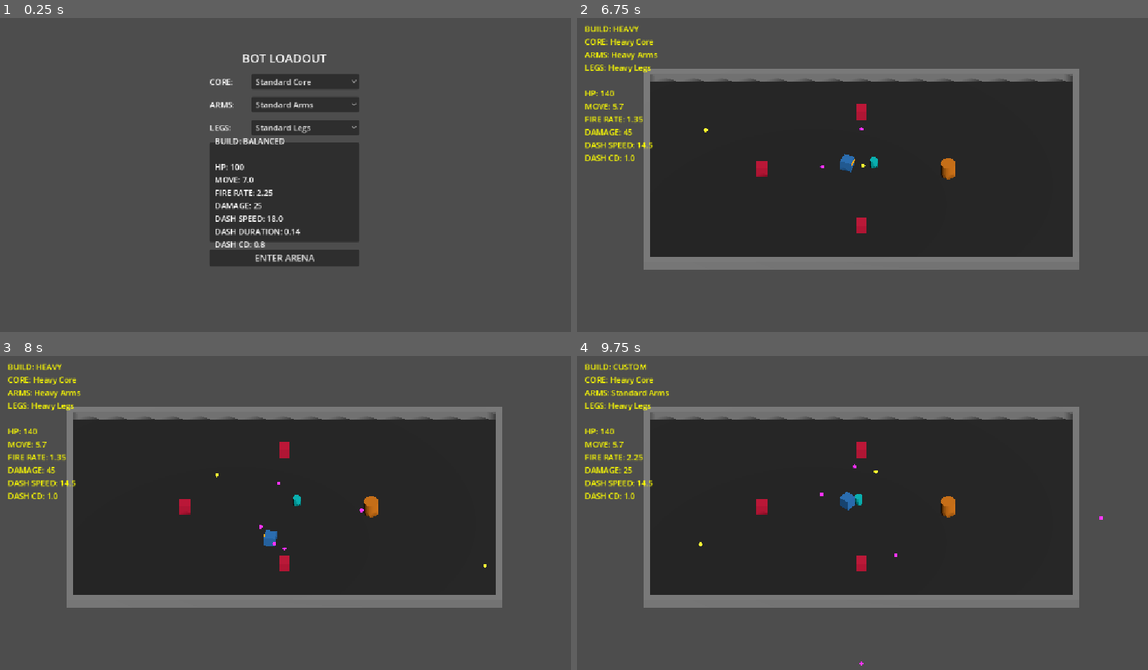
Above: before the commit, frames 1-4 (two rows, left to right).
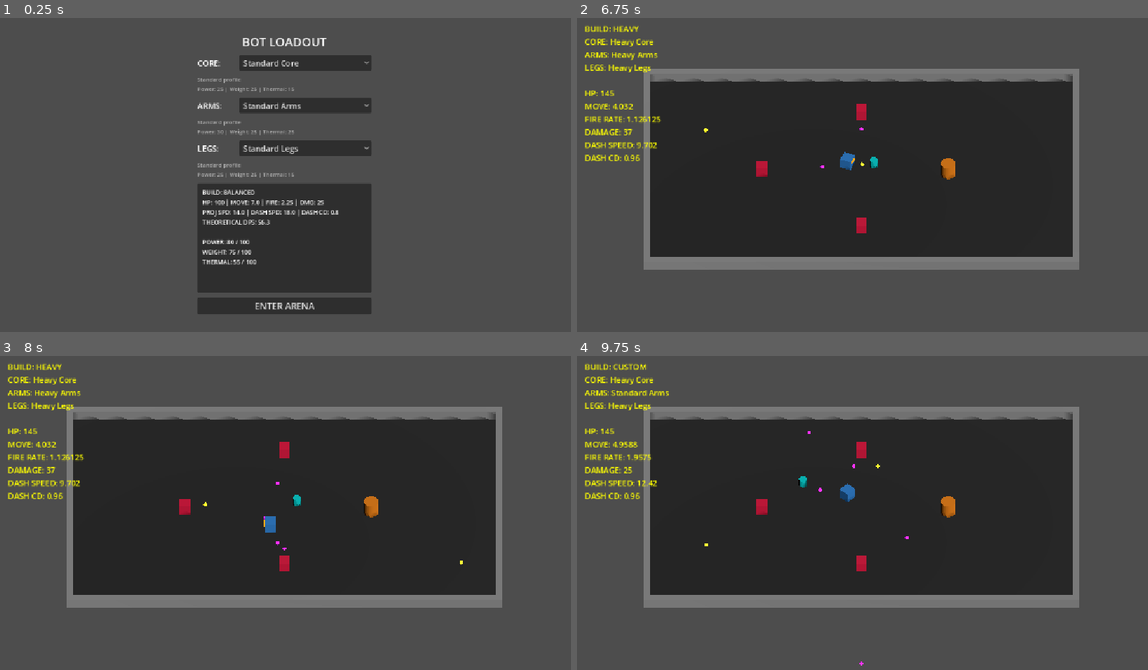
Above: after the commit, the same moments.

Repository: zwordup-sudo/BotArena
Game: Godot game, scene res://scenes/loadout_3d.tscn
Same seed, same stepped clock (60 frames per second), same inputs: the game is played once before the commit and once after it.
Inputs (mouse positions are in pixels of both pictures, inside the frame that each line leads up to):
- Up to frame 1 (0.25 s): no input
- Up to frame 2 (6.75 s): click "ENTER ARENA" at 0.5 s; tap Enter at 1.25, 5.75 s; move the mouse to (988, 159) at 1.27 s; press the mouse at (988, 159) at 1.28 s; hold D (move_right) 1.28-2 s; tap Space (dash) at 1.55, 2.75, 3.05, 4.55, 6.5 s; release the mouse at (988, 159) at 2 s; drag from (748, 190) to (833, 237) at 2.02 s; move the mouse to (919, 102) at 2.77 s; press the mouse at (919, 102) at 2.78 s; hold D (move_right) 2.78-3.5 s; release the mouse at (919, 102) at 3.5 s; drag from (833, 237) to (691, 124) at 3.52 s; move the mouse to (1033, 222) at 4.27 s; hold A (move_left) 4.28-5 s; tap 1 at 4.35 s; tap Escape at 4.9 s; click "ENTER ARENA" at 5 s; drag from (691, 124) to (776, 93) at 5.77 s; move the mouse to (891, 175) at 6.52 s; hold S (move_down) from 6.53 s (still down); tap 3 at 6.6 s; click (891, 175) at 6.67 s
- Up to frame 3 (8 s): tap Space (dash) at 6.8 s; release S (move_down) at 7.25 s; drag from (199, 431) to (171, 528) at 7.27 s
- Up to frame 4 (9.75 s): move the mouse to (988, 497) at 8.02 s; hold W (move_up) 8.03-8.75 s; tap 5 at 8.1 s; tap Space (dash) at 8.3 s; drag from (748, 528) to (833, 575) at 8.77 s; tap Enter at 9.5 s; move the mouse to (919, 440) at 9.52 s; press the mouse at (919, 440) at 9.53 s; hold S (move_down) from 9.53 s (still down)

The runs differ from the first frame. In frame 1, 14% of the frame differs, in the area x 34-65%, y 6-95%; in frame 2, 0.3%; in frame 3, 0.4%; in frame 4, 0.5%.

Commit message:
balance: stabilize modular bot trade-offs

Diff:
--- a/resources/parts/arms/heavy_arms.tres
+++ b/resources/parts/arms/heavy_arms.tres
@@ -8,10 +8,14 @@
 display_name = "Heavy Arms"
 slot = 1
 system = "Standard"
-max_health = 0.0
-fire_rate = 1.35
-projectile_damage = 45.0
-movement_speed = 0.0
-dash_speed = 0.0
-dash_duration = 0.0
-dash_cooldown = 0.0
+max_health_pct = 0.0
+movement_speed_pct = -0.05
+fire_rate_pct = -0.35
+projectile_damage_pct = 0.50
+projectile_speed_pct = -0.10
+dash_speed_pct = -0.05
+dash_cooldown_pct = 0.0
+dash_duration_pct = 0.0
+power_cost = 45.0
+weight_cost = 40.0
+thermal_load = 40.0
--- a/resources/parts/arms/rapid_arms.tres
+++ b/resources/parts/arms/rapid_arms.tres
@@ -8,10 +8,14 @@
 display_name = "Rapid Arms"
 slot = 1
 system = "Standard"
-max_health = 0.0
-fire_rate = 3.25
-projectile_damage = 18.0
-movement_speed = 0.0
-dash_speed = 0.0
-dash_duration = 0.0
-dash_cooldown = 0.0
+max_health_pct = 0.0
+movement_speed_pct = -0.03
+fire_rate_pct = 0.30
+projectile_damage_pct = -0.25
+projectile_speed_pct = 0.10
+dash_speed_pct = 0.0
+dash_cooldown_pct = 0.0
+dash_duration_pct = 0.0
+power_cost = 40.0
+weight_cost = 20.0
+thermal_load = 60.0
--- a/resources/parts/arms/standard_arms.tres
+++ b/resources/parts/arms/standard_arms.tres
@@ -8,10 +8,14 @@
 display_name = "Standard Arms"
 slot = 1
 system = "Standard"
-max_health = 0.0
-fire_rate = 2.25
-projectile_damage = 25.0
-movement_speed = 0.0
-dash_speed = 0.0
-dash_duration = 0.0
-dash_cooldown = 0.0
+max_health_pct = 0.0
+movement_speed_pct = 0.0
+fire_rate_pct = 0.0
+projectile_damage_pct = 0.0
+projectile_speed_pct = 0.0
+dash_speed_pct = 0.0
+dash_cooldown_pct = 0.0
+dash_duration_pct = 0.0
+power_cost = 30.0
+weight_cost = 25.0
+thermal_load = 25.0
--- a/resources/parts/core/heavy_core.tres
+++ b/resources/parts/core/heavy_core.tres
@@ -8,10 +8,14 @@
 display_name = "Heavy Core"
 slot = 0
 system = "Standard"
-max_health = 140.0
-fire_rate = 0.0
-projectile_damage = 0.0
-movement_speed = 0.0
-dash_speed = 0.0
-dash_duration = 0.0
-dash_cooldown = 0.0
+max_health_pct = 0.35
+movement_speed_pct = -0.08
+fire_rate_pct = -0.08
+projectile_damage_pct = 0.0
+projectile_speed_pct = 0.0
+dash_speed_pct = -0.05
+dash_cooldown_pct = 0.0
+dash_duration_pct = 0.0
+power_cost = 35.0
+weight_cost = 40.0
+thermal_load = 25.0
--- a/resources/parts/core/light_core.tres
+++ b/resources/parts/core/light_core.tres
@@ -8,10 +8,14 @@
 display_name = "Light Core"
 slot = 0
 system = "Standard"
-max_health = 80.0
-fire_rate = 0.0
-projectile_damage = 0.0
-movement_speed = 0.0
-dash_speed = 0.0
-dash_duration = 0.0
-dash_cooldown = 0.0
+max_health_pct = -0.20
+movement_speed_pct = 0.05
+fire_rate_pct = 0.05
+projectile_damage_pct = 0.0
+projectile_speed_pct = 0.0
+dash_speed_pct = 0.0
+dash_cooldown_pct = -0.05
+dash_duration_pct = 0.0
+power_cost = 20.0
+weight_cost = 15.0
+thermal_load = 10.0
--- a/resources/parts/core/standard_core.tres
+++ b/resources/parts/core/standard_core.tres
@@ -8,10 +8,14 @@
 display_name = "Standard Core"
 slot = 0
 system = "Standard"
-max_health = 100.0
-fire_rate = 0.0
-projectile_damage = 0.0
-movement_speed = 0.0
-dash_speed = 0.0
-dash_duration = 0.0
-dash_cooldown = 0.0
+max_health_pct = 0.0
+movement_speed_pct = 0.0
+fire_rate_pct = 0.0
+projectile_damage_pct = 0.0
+projectile_speed_pct = 0.0
+dash_speed_pct = 0.0
+dash_cooldown_pct = 0.0
+dash_duration_pct = 0.0
+power_cost = 25.0
+weight_cost = 25.0
+thermal_load = 15.0
--- a/resources/parts/legs/heavy_legs.tres
+++ b/resources/parts/legs/heavy_legs.tres
@@ -8,10 +8,14 @@
 display_name = "Heavy Legs"
 slot = 2
 system = "Standard"
-max_health = 0.0
-fire_rate = 0.0
-projectile_damage = 0.0
-movement_speed = 5.7
-dash_speed = 14.5
-dash_duration = 0.14
-dash_cooldown = 1.00
+max_health_pct = 0.10
+movement_speed_pct = -0.15
+fire_rate_pct = -0.05
+projectile_damage_pct = 0.0
+projectile_speed_pct = 0.0
+dash_speed_pct = -0.20
+dash_cooldown_pct = 0.20
+dash_duration_pct = 0.0
+power_cost = 25.0
+weight_cost = 45.0
+thermal_load = 15.0
--- a/resources/parts/legs/light_legs.tres
+++ b/resources/parts/legs/light_legs.tres
@@ -8,10 +8,14 @@
 display_name = "Light Legs"
 slot = 2
 system = "Standard"
-max_health = 0.0
-fire_rate = 0.0
-projectile_damage = 0.0
-movement_speed = 8.5
-dash_speed = 21.0
-dash_duration = 0.14
-dash_cooldown = 0.65
+max_health_pct = -0.05
+movement_speed_pct = 0.20
+fire_rate_pct = 0.0
+projectile_damage_pct = 0.0
+projectile_speed_pct = 0.0
+dash_speed_pct = 0.15
+dash_cooldown_pct = -0.15
+dash_duration_pct = 0.0
+power_cost = 35.0
+weight_cost = 15.0
+thermal_load = 20.0
--- a/resources/parts/legs/standard_legs.tres
+++ b/resources/parts/legs/standard_legs.tres
@@ -8,10 +8,14 @@
 display_name = "Standard Legs"
 slot = 2
 system = "Standard"
-max_health = 0.0
-fire_rate = 0.0
-projectile_damage = 0.0
-movement_speed = 7.0
-dash_speed = 18.0
-dash_duration = 0.14
-dash_cooldown = 0.80
+max_health_pct = 0.0
+movement_speed_pct = 0.0
+fire_rate_pct = 0.0
+projectile_damage_pct = 0.0
+projectile_speed_pct = 0.0
+dash_speed_pct = 0.0
+dash_cooldown_pct = 0.0
+dash_duration_pct = 0.0
+power_cost = 25.0
+weight_cost = 25.0
+thermal_load = 15.0
--- /dev/null
+++ b/resources/stats/standard_base_stats.tres
@@ -0,0 +1,17 @@
+[gd_resource type="Resource" script_class="BotBaseStats" load_steps=2 format=3]
+
+[ext_resource type="Script" path="res://scripts/data/bot_base_stats.gd" id="1_basestats"]
+
+[resource]
+script = ExtResource("1_basestats")
+max_health = 100.0
+movement_speed = 7.0
+fire_rate = 2.25
+projectile_damage = 25.0
+projectile_speed = 14.0
+dash_speed = 18.0
+dash_duration = 0.14
+dash_cooldown = 0.80
+power_capacity = 100.0
+weight_capacity = 100.0
+thermal_capacity = 100.0
--- a/scenes/loadout_3d.tscn
+++ b/scenes/loadout_3d.tscn
@@ -18,13 +18,13 @@
 anchor_top = 0.5
 anchor_right = 0.5
 anchor_bottom = 0.5
-offset_left = -150.0
-offset_top = -250.0
-offset_right = 150.0
-offset_bottom = 250.0
+offset_left = -175.0
+offset_top = -280.0
+offset_right = 175.0
+offset_bottom = 280.0
 grow_horizontal = 2
 grow_vertical = 2
-theme_override_constants/separation = 15
+theme_override_constants/separation = 10
 
 [node name="TitleLabel" type="Label" parent="VBoxContainer"]
 layout_mode = 2
@@ -44,6 +44,12 @@
 layout_mode = 2
 size_flags_horizontal = 3
 
+[node name="CoreDesc" type="Label" parent="VBoxContainer"]
+layout_mode = 2
+theme_override_colors/font_color = Color(0.7, 0.7, 0.7, 1)
+theme_override_font_sizes/font_size = 11
+autowrap_mode = 2
+
 [node name="ArmsContainer" type="HBoxContainer" parent="VBoxContainer"]
 layout_mode = 2
 
@@ -55,6 +61,12 @@
 [node name="ArmsSelector" type="OptionButton" parent="VBoxContainer/ArmsContainer"]
 layout_mode = 2
 size_flags_horizontal = 3
+
+[node name="ArmsDesc" type="Label" parent="VBoxContainer"]
+layout_mode = 2
+theme_override_colors/font_color = Color(0.7, 0.7, 0.7, 1)
+theme_override_font_sizes/font_size = 11
+autowrap_mode = 2
 
 [node name="LegsContainer" type="HBoxContainer" parent="VBoxContainer"]
 layout_mode = 2
@@ -68,8 +80,14 @@
 layout_mode = 2
 size_flags_horizontal = 3
 
+[node name="LegsDesc" type="Label" parent="VBoxContainer"]
+layout_mode = 2
+theme_override_colors/font_color = Color(0.7, 0.7, 0.7, 1)
+theme_override_font_sizes/font_size = 11
+autowrap_mode = 2
+
 [node name="StatsPanel" type="Panel" parent="VBoxContainer"]
-custom_minimum_size = Vector2(0, 200)
+custom_minimum_size = Vector2(0, 220)
 layout_mode = 2
 
 [node name="StatsLabel" type="Label" parent="VBoxContainer/StatsPanel"]
@@ -83,6 +101,7 @@
 offset_bottom = -10.0
 grow_horizontal = 2
 grow_vertical = 2
+theme_override_font_sizes/font_size = 12
 text = "Stats preview..."
 
 [node name="EnterButton" type="Button" parent="VBoxContainer"]
--- /dev/null
+++ b/scripts/data/bot_base_stats.gd
@@ -0,0 +1,15 @@
+class_name BotBaseStats
+extends Resource
+
+@export var max_health: float = 100.0
+@export var movement_speed: float = 7.0
+@export var fire_rate: float = 2.25
+@export var projectile_damage: float = 25.0
+@export var projectile_speed: float = 14.0
+@export var dash_speed: float = 18.0
+@export var dash_duration: float = 0.14
+@export var dash_cooldown: float = 0.80
+
+@export var power_capacity: float = 100.0
+@export var weight_capacity: float = 100.0
+@export var thermal_capacity: float = 100.0
--- /dev/null
+++ b/scripts/data/bot_effective_stats.gd
@@ -0,0 +1,19 @@
+extends RefCounted
+
+var max_health: float = 100.0
+var movement_speed: float = 7.0
+var fire_rate: float = 2.25
+var projectile_damage: float = 25.0
+var projectile_speed: float = 14.0
+var dash_speed: float = 18.0
+var dash_duration: float = 0.14
+var dash_cooldown: float = 0.80
+
+var total_power: float = 0.0
+var total_weight: float = 0.0
+var total_thermal: float = 0.0
+
+var power_overloaded: bool = false
+var weight_overloaded: bool = false
+var thermal_overloaded: bool = false
+var system_stress: bool = false
--- /dev/null
+++ b/scripts/data/bot_stat_calculator.gd
@@ -0,0 +1,83 @@
+extends RefCounted
+
+const BASE_STATS = preload("res://resources/stats/standard_base_stats.tres")
+
+static func calculate(build: Resource) -> RefCounted: # Returns BotEffectiveStats
+	var eff = load("res://scripts/data/bot_effective_stats.gd").new()
+	if not build:
+		return eff
+
+	# 1. Sum up modifiers and costs
+	var hp_pct = 0.0
+	var speed_pct = 0.0
+	var fire_pct = 0.0
+	var dmg_pct = 0.0
+	var proj_speed_pct = 0.0
+	var d_speed_pct = 0.0
+	var d_cooldown_pct = 0.0
+	var d_duration_pct = 0.0
+
+	var power = 0.0
+	var weight = 0.0
+	var thermal = 0.0
+
+	var parts = [build.core, build.arms, build.legs]
+	for part in parts:
+		if part:
+			hp_pct += part.get("max_health_pct") if part.get("max_health_pct") != null else 0.0
+			speed_pct += part.get("movement_speed_pct") if part.get("movement_speed_pct") != null else 0.0
+			fire_pct += part.get("fire_rate_pct") if part.get("fire_rate_pct") != null else 0.0
+			dmg_pct += part.get("projectile_damage_pct") if part.get("projectile_damage_pct") != null else 0.0
+			proj_speed_pct += part.get("projectile_speed_pct") if part.get("projectile_speed_pct") != null else 0.0
+			d_speed_pct += part.get("dash_speed_pct") if part.get("dash_speed_pct") != null else 0.0
+			d_cooldown_pct += part.get("dash_cooldown_pct") if part.get("dash_cooldown_pct") != null else 0.0
+			d_duration_pct += part.get("dash_duration_pct") if part.get("dash_duration_pct") != null else 0.0
+
+			power += part.get("power_cost") if part.get("power_cost") != null else 0.0
+			weight += part.get("weight_cost") if part.get("weight_cost") != null else 0.0
+			thermal += part.get("thermal_load") if part.get("thermal_load") != null else 0.0
+
+	eff.total_power = power
+	eff.total_weight = weight
+	eff.total_thermal = thermal
+
+	# Check capacity
+	eff.power_overloaded = power > BASE_STATS.power_capacity
+	eff.weight_overloaded = weight > BASE_STATS.weight_capacity
+	eff.thermal_overloaded = thermal > BASE_STATS.thermal_capacity
+
+	# 2. Apply additive percent modifiers to base stats
+	eff.max_health = BASE_STATS.max_health * (1.0 + hp_pct)
+	eff.projectile_damage = BASE_STATS.projectile_damage * (1.0 + dmg_pct)
+	eff.projectile_speed = BASE_STATS.projectile_speed * (1.0 + proj_speed_pct)
+	eff.dash_duration = BASE_STATS.dash_duration * (1.0 + d_duration_pct)
+	eff.dash_cooldown = BASE_STATS.dash_cooldown * (1.0 + d_cooldown_pct)
+
+	var raw_speed = BASE_STATS.movement_speed * (1.0 + speed_pct)
+	var raw_fire_rate = BASE_STATS.fire_rate * (1.0 + fire_pct)
+	var raw_dash_speed = BASE_STATS.dash_speed * (1.0 + d_speed_pct)
+
+	# 3. Calculate Firing and Movement Penalties
+	# Power Overload
+	var power_overload = max(0.0, power / BASE_STATS.power_capacity - 1.0)
+	var power_efficiency = max(0.70, 1.0 - 0.75 * power_overload)
+
+	# Weight Overload
+	var weight_overload = max(0.0, weight / BASE_STATS.weight_capacity - 1.0)
+	var weight_efficiency = max(0.65, 1.0 - 0.80 * weight_overload)
+
+	# Thermal Overload
+	var thermal_overload = max(0.0, thermal / BASE_STATS.thermal_capacity - 1.0)
+	var thermal_efficiency = max(0.60, 1.0 - thermal_overload)
+
+	# Apply normal efficiencies
+	eff.movement_speed = raw_speed * weight_efficiency
+	eff.fire_rate = raw_fire_rate * power_efficiency * thermal_efficiency
+	eff.dash_speed = raw_dash_speed * power_efficiency * weight_efficiency
+
+	# 4. Check Dual Overload for System Stress
+	if eff.power_overloaded and eff.thermal_overloaded:
+		eff.system_stress = true
+		eff.dash_cooldown *= 1.15
+
+	return eff
--- a/scripts/data/part_data.gd
+++ b/scripts/data/part_data.gd
@@ -8,15 +8,17 @@
 @export var slot: Slot = Slot.CORE
 @export var system: String = ""
 
-# Core Stats
-@export var max_health: float = 0.0
+# Multi-stat percentage modifiers (e.g. +20% is 0.20, -8% is -0.08)
+@export var max_health_pct: float = 0.0
+@export var movement_speed_pct: float = 0.0
+@export var fire_rate_pct: float = 0.0
+@export var projectile_damage_pct: float = 0.0
+@export var projectile_speed_pct: float = 0.0
+@export var dash_speed_pct: float = 0.0
+@export var dash_cooldown_pct: float = 0.0
+@export var dash_duration_pct: float = 0.0
 
-# Arms Stats
-@export var fire_rate: float = 0.0
-@export var projectile_damage: float = 0.0
-
-# Legs Stats
-@export var movement_speed: float = 0.0
-@export var dash_speed: float = 0.0
-@export var dash_duration: float = 0.0
-@export var dash_cooldown: float = 0.0
+# Resource costs/load
+@export var power_cost: float = 0.0
+@export var weight_cost: float = 0.0
+@export var thermal_load: float = 0.0
--- a/scripts/loadout_3d.gd
+++ b/scripts/loadout_3d.gd
@@ -18,8 +18,11 @@
 @onready var legs_list = [STANDARD_LEGS, LIGHT_LEGS, HEAVY_LEGS]
 
 @onready var core_selector: OptionButton = $VBoxContainer/CoreContainer/CoreSelector
+@onready var core_desc: Label = $VBoxContainer/CoreDesc
 @onready var arms_selector: OptionButton = $VBoxContainer/ArmsContainer/ArmsSelector
+@onready var arms_desc: Label = $VBoxContainer/ArmsDesc
 @onready var legs_selector: OptionButton = $VBoxContainer/LegsContainer/LegsSelector
+@onready var legs_desc: Label = $VBoxContainer/LegsDesc
 @onready var stats_label: Label = $VBoxContainer/StatsPanel/StatsLabel
 @onready var enter_button: Button = $VBoxContainer/EnterButton
 
@@ -65,12 +68,46 @@
 func _on_part_selected(_idx: int) -> void:
 	update_build_and_preview()
 
+func get_part_description(part: Resource) -> String:
+	if not part:
+		return ""
+	var desc = ""
+	if part.max_health_pct != 0.0:
+		desc += ("+" if part.max_health_pct > 0.0 else "") + str(int(part.max_health_pct * 100.0)) + "% HP, "
+	if part.movement_speed_pct != 0.0:
+		desc += ("+" if part.movement_speed_pct > 0.0 else "") + str(int(part.movement_speed_pct * 100.0)) + "% Movement, "
+	if part.fire_rate_pct != 0.0:
+		desc += ("+" if part.fire_rate_pct > 0.0 else "") + str(int(part.fire_rate_pct * 100.0)) + "% Fire Rate, "
+	if part.projectile_damage_pct != 0.0:
+		desc += ("+" if part.projectile_damage_pct > 0.0 else "") + str(int(part.projectile_damage_pct * 100.0)) + "% Damage, "
+	if part.projectile_speed_pct != 0.0:
+		desc += ("+" if part.projectile_speed_pct > 0.0 else "") + str(int(part.projectile_speed_pct * 100.0)) + "% Proj Speed, "
+	if part.dash_speed_pct != 0.0:
+		desc += ("+" if part.dash_speed_pct > 0.0 else "") + str(int(part.dash_speed_pct * 100.0)) + "% Dash Speed, "
+	if part.dash_cooldown_pct != 0.0:
+		desc += ("+" if part.dash_cooldown_pct > 0.0 else "") + str(int(part.dash_cooldown_pct * 100.0)) + "% Dash CD, "
+	if part.dash_duration_pct != 0.0:
+		desc += ("+" if part.dash_duration_pct > 0.0 else "") + str(int(part.dash_duration_pct * 100.0)) + "% Dash Dur, "
+
+	if desc.ends_with(", "):
+		desc = desc.left(desc.length() - 2)
+	else:
+		desc = "Standard profile"
+
+	desc += "\nPower: %d | Weight: %d | Thermal: %d" % [int(part.power_cost), int(part.weight_cost), int(part.thermal_load)]
+	return desc
+
 func update_build_and_preview() -> void:
-	# Instantiate standard BotBuild class dynamically to isolate from resources
+	# Instantiate standard BotBuild class dynamically to protect original resource files
 	current_build = load("res://scripts/data/bot_build.gd").new()
 	current_build.core = core_list[core_selector.selected]
 	current_build.arms = arms_list[arms_selector.selected]
 	current_build.legs = legs_list[legs_selector.selected]
+
+	# Update item description labels
+	core_desc.text = get_part_description(current_build.core)
+	arms_desc.text = get_part_description(current_build.arms)
+	legs_desc.text = get_part_description(current_build.legs)
 
 	# Detect preset name
 	var build_name = "CUSTOM"
@@ -85,25 +122,29 @@
 	elif c_idx == 2 and a_idx == 2 and l_idx == 2:
 		build_name = "HEAVY"
 
-	# Retrieve stats
-	var max_health = current_build.core.max_health
-	var fire_rate = current_build.arms.fire_rate
-	var projectile_damage = current_build.arms.projectile_damage
-	var speed = current_build.legs.movement_speed
-	var dash_speed = current_build.legs.dash_speed
-	var dash_duration = current_build.legs.dash_duration
-	var dash_cooldown = current_build.legs.dash_cooldown
+	# Call Calculator to get final effective stats after overload penalties
+	var calc = load("res://scripts/data/bot_stat_calculator.gd").calculate(current_build)
 
-	# Update label
+	# Calculate Theoretical DPS
+	var dps = calc.projectile_damage * calc.fire_rate
+
+	# Update label text
+	var power_txt = str(int(calc.total_power)) + " / 100" + (" - OVERLOADED" if calc.power_overloaded else "")
+	var weight_txt = str(int(calc.total_weight)) + " / 100" + (" - OVERLOADED" if calc.weight_overloaded else "")
+	var thermal_txt = str(int(calc.total_thermal)) + " / 100" + (" - OVERLOADED" if calc.thermal_overloaded else "")
+
+	var stress_txt = ""
+	if calc.system_stress:
+		stress_txt = " | SYSTEM STRESS - Dash Cooldown +15%"
+
 	stats_label.text = (
-		"BUILD: " + build_name + "\n\n" +
-		"HP: " + str(int(max_health)) + "\n" +
-		"MOVE: " + str(speed) + "\n" +
-		"FIRE RATE: " + str(fire_rate) + "\n" +
-		"DAMAGE: " + str(int(projectile_damage)) + "\n" +
-		"DASH SPEED: " + str(dash_speed) + "\n" +
-		"DASH DURATION: " + str(dash_duration) + "\n" +
-		"DASH CD: " + str(dash_cooldown)
+		"BUILD: " + build_name + stress_txt + "\n" +
+		"HP: " + str(int(calc.max_health)) + " | MOVE: " + str(snapped(calc.movement_speed, 0.1)) + " | FIRE: " + str(snapped(calc.fire_rate, 0.01)) + " | DMG: " + str(int(calc.projectile_damage)) + "\n" +
+		"PROJ SPD: " + str(snapped(calc.projectile_speed, 0.1)) + " | DASH SPD: " + str(snapped(calc.dash_speed, 0.1)) + " | DASH CD: " + str(snapped(calc.dash_cooldown, 0.01)) + "\n" +
+		"THEORETICAL DPS: " + str(snapped(dps, 0.1)) + "\n\n" +
+		"POWER: " + power_txt + "\n" +
+		"WEIGHT: " + weight_txt + "\n" +
+		"THERMAL: " + thermal_txt
 	)
 
 func _on_enter_pressed() -> void:
--- a/scripts/player_3d.gd
+++ b/scripts/player_3d.gd
@@ -7,6 +7,7 @@
 var speed: float = 7.0
 var fire_rate: float = 2.25
 var projectile_damage: float = 25.0
+var projectile_speed: float = 14.0
 
 var dash_speed: float = 18.0
 var dash_duration: float = 0.14
@@ -78,16 +79,16 @@
 
 func recalculate_stats() -> void:
 	if bot_build:
-		if bot_build.core:
-			max_health = bot_build.core.max_health
-		if bot_build.arms:
-			fire_rate = bot_build.arms.fire_rate
-			projectile_damage = bot_build.arms.projectile_damage
-		if bot_build.legs:
-			speed = bot_build.legs.movement_speed
-			dash_speed = bot_build.legs.dash_speed
-			dash_duration = bot_build.legs.dash_duration
-			dash_cooldown = bot_build.legs.dash_cooldown
+		var calc = load("res://scripts/data/bot_stat_calculator.gd").calculate(bot_build)
+		max_health = calc.max_health
+		speed = calc.movement_speed
+		fire_rate = calc.fire_rate
+		projectile_damage = calc.projectile_damage
+		projectile_speed = calc.projectile_speed
+
+		dash_speed = calc.dash_speed
+		dash_duration = calc.dash_duration
+		dash_cooldown = calc.dash_cooldown
 
 func apply_build(new_build: Resource, build_name: String) -> void:
 	bot_build = new_build
@@ -253,10 +254,11 @@
 	if projectiles_node:
 		projectiles_node.add_child(proj)
 
-	# Set position and dynamic projectile damage
+	# Set position, dynamic projectile damage, and speed
 	proj.global_position = muzzle.global_position
 	proj.direction = aim_dir
 	proj.damage = projectile_damage
+	proj.speed = projectile_speed
 
 func take_damage(amount: float) -> void:
 	current_health = clamp(current_health - amount, 0.0, max_health)
Not shown, added: scripts/data/bot_base_stats.gd.uid
Not shown, added: scripts/data/bot_effective_stats.gd.uid
Not shown, added: scripts/data/bot_stat_calculator.gd.uid
